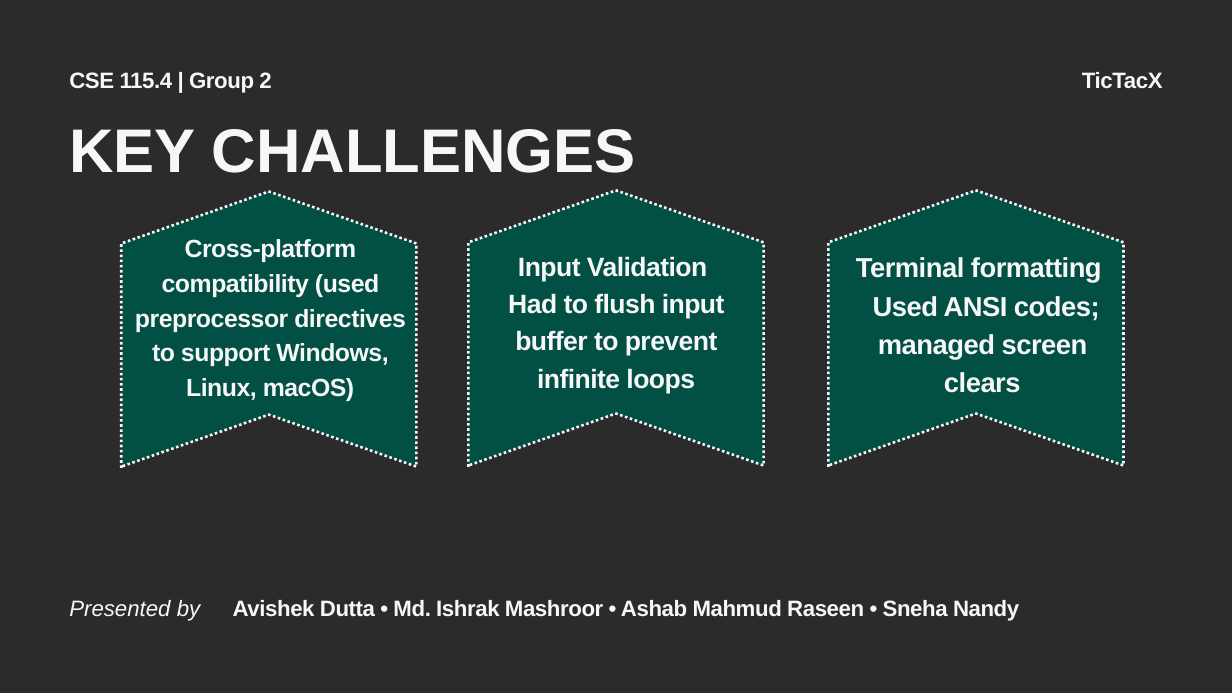
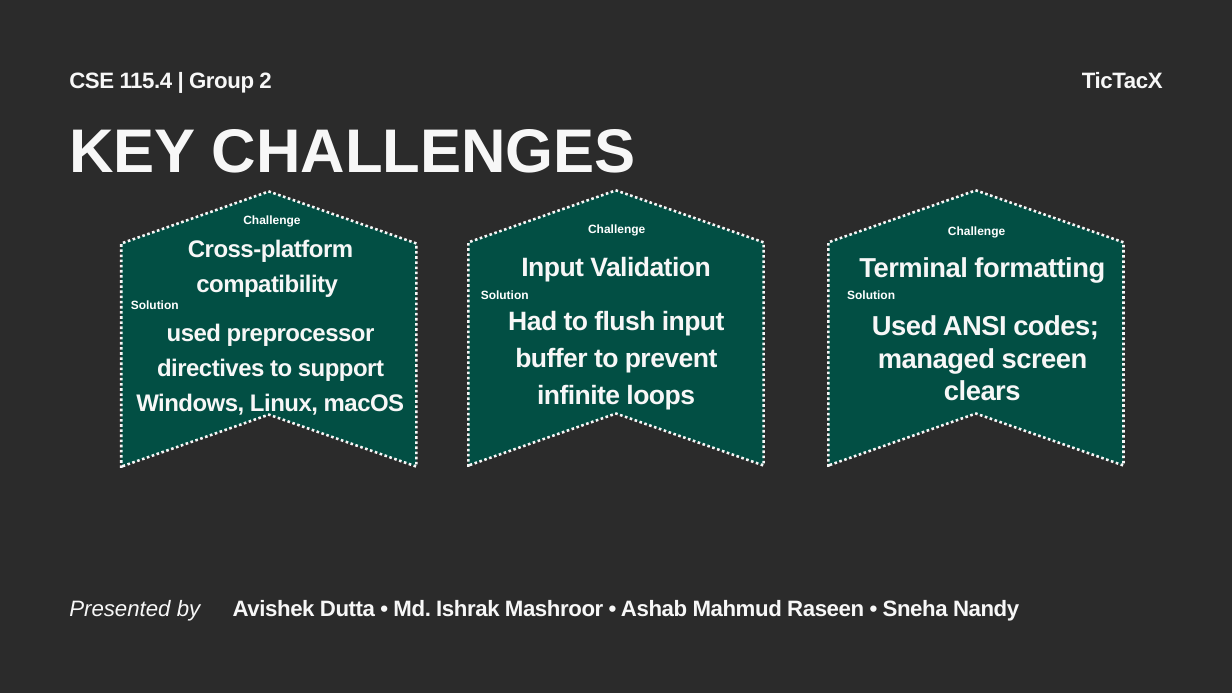
Before and after one commit to tyroruyk/tictacx, a slide deck: slide 12 of others/TicTacX.pptx. Drawn at 1232x693 pixels with LibreOffice and Linux fonts; fonts in the diff are those of the drawing; background and template pictures are left out; a plain dark background stands for a picture behind light text. Boxes give left, top, right and bottom in pixels: in the first picture for what was removed or moved away, otherwise in the second. Text is boxed around its words. In the diff, an @@ line names an element or a change of style, - is before the commit and + after.

```diff
--- a/others/TicTacX.pptx
+++ b/others/TicTacX.pptx
@@ text at box(136, 239, 405, 417): text changed; size 29 to 28 pt @@
-Cross-platform compatibility (used preprocessor directives to support Windows, Linux, macOS)
+Cross-platform compatibility
+used preprocessor directives to support Windows, Linux, macOS
@@ text added at box(243, 215, 300, 227), 14 pt, text #FFFFFF, bold @@
+Challenge
@@ text added at box(588, 224, 645, 235), 14 pt, text #FFFFFF, bold @@
+Challenge
@@ text added at box(948, 226, 1005, 237), 14 pt, text #FFFFFF, bold @@
+Challenge
@@ text "Input Validation" rewrapped from box(508, 256, 725, 393) to box(508, 256, 725, 410) @@
@@ text added at box(481, 290, 529, 299), 14 pt, text #FFFFFF, bold @@
+Solution
@@ text added at box(847, 290, 895, 299), 14 pt, text #FFFFFF, bold @@
+Solution
@@ text added at box(131, 300, 179, 309), 14 pt, text #FFFFFF, bold @@
+Solution
@@ text at box(872, 315, 1099, 401): line spacing 44.8pt to 1 @@
```
Also in this commit, not shown: 1 other slide changed, 1 slide added, 1 slide removed.
